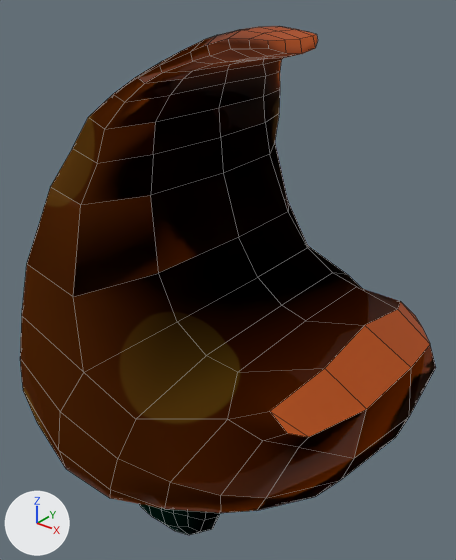
A saved change to the FBX model Assets/Environment/Crops/Curiosity/StageB/CuriosityModel_StageB.FBX.
Before and after are seen from a camera (50 mm lens) standing at (1.47, -1.53, 2.28) and looking at (0.18, 0.1, 1.27). The lights are fixed; the arrows at lower left show +X, +Y and +Z. Mesh edges are drawn as thin lines. Where no turn or scale is listed for an object, it has been applied to the vertices.

The first picture shows 'Pilz1'.
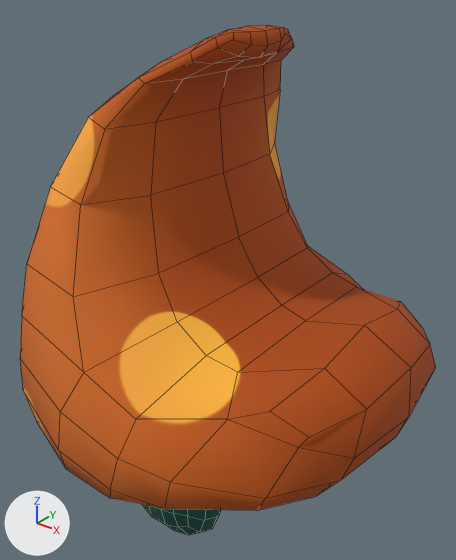
Changed parts and their boxes [x1, y1, x2, y2] in the pictures (456 x 560 px):
'Pilz1', reshaped: before [20, 26, 436, 535]; after [20, 25, 436, 535]
part 1 of me_mesh, cut back: before [140, 504, 152, 516]; after [143, 505, 152, 516]
part 2 of me_mesh, cut back: before [165, 303, 421, 513]; after [165, 411, 308, 510]
part 3 of me_mesh, cut back: before [51, 26, 318, 205]; after [51, 26, 294, 205]
part 4 of me_mesh, surface changed: before [224, 27, 272, 62]; after [231, 25, 281, 57]

Diff of the bpy script that builds the scene:
```diff
--- a/Assets/Environment/Crops/Curiosity/StageB/CuriosityModel_StageB.FBX.py
+++ b/Assets/Environment/Crops/Curiosity/StageB/CuriosityModel_StageB.FBX.py
@@ me_mesh @@
 # used by ob_pilz1; location = (0.0, 0.0, 0.0)
-me_mesh.from_pydata(...)  # 360 vertices, 352 faces; spans x -0.52..0.94, y -0.66..0.66, z 0.0..2.15
+me_mesh.from_pydata(...)  # 275 vertices, 266 faces; spans x -0.52..0.94, y -0.66..0.66, z 0.0..2.15
+# me_mesh part 1
+# 24 vertices are removed from x -0.17..0.24, y -0.16..0.16, z 0.04..0.64
+# 48 faces are deleted
+# 24 new faces join them
+# me_mesh part 2
+# 11 vertices are removed from x 0.66..0.77, y -0.56..0.56, z 0.81..1.2
+# 22 faces are deleted
+# 10 new faces join them
+# me_mesh part 3
+# 54 vertices are removed from x -0.13..0.51, y -0.43..0.43, z 1.82..2.14
+# 90 faces are deleted
+# 16 vertices move from x 0.29..0.41, y -0.21..0.21, z 2.06..2.15 to x 0.32..0.39, y -0.17..0.17, z 2.07..2.15
+# 4 vertices are added at (0.36, 0.12, 2.14), (0.37, 0.12, 2.12), (0.36, -0.12, 2.14), (0.37, -0.12, 2.12)
+# 40 new faces join them
+# me_mesh part 4: 4 kept faces spanning x 0.32..0.39, y -0.1..0.1, z 2.07..2.15 get new texture (UV) coordinates
+# me_mesh part 5: the surface is now shaded smooth
 me_mesh.materials.append(mat_01___default)
```
